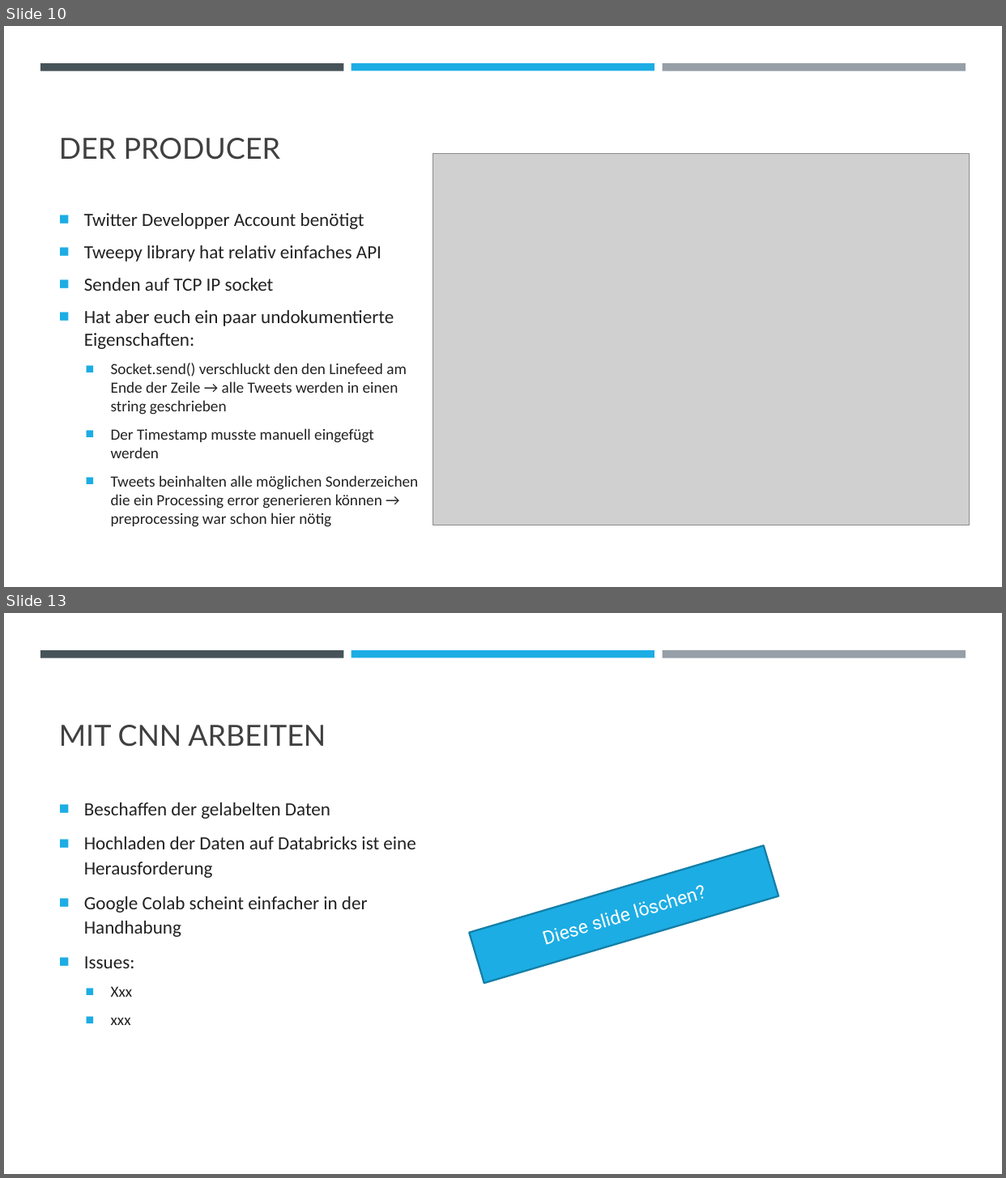
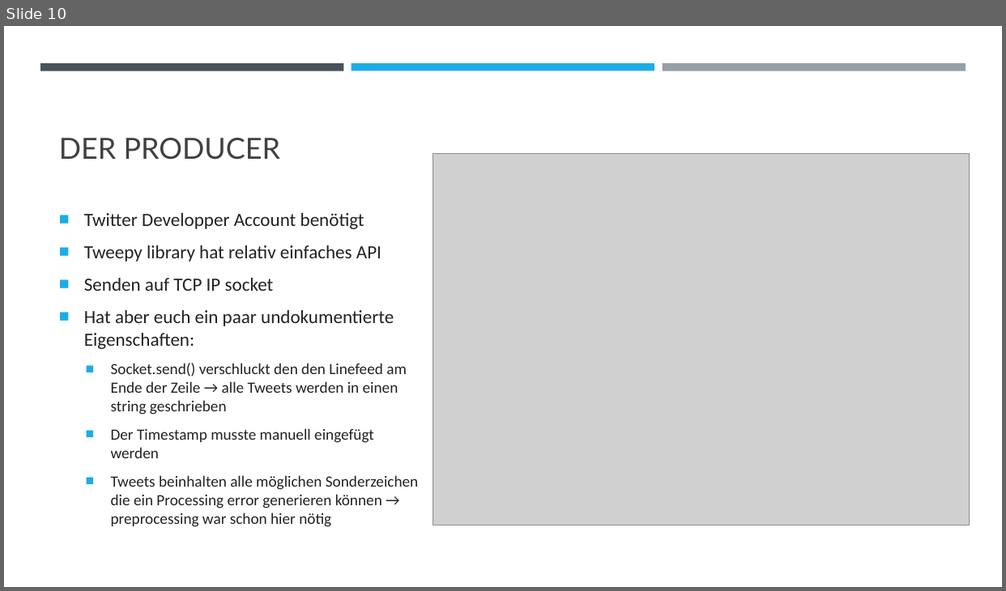
Before and after one commit to alexweltgeist/twitter_bitcoin, a slide deck: BitcoinPreisundTweets_v02.pptx. Shown one above the other, each under a label of ours: slides 10 and 13 before the commit, slide 10 after it; the slides between them are not shown. The pictures are 1006x1178 and 1006x591 pixels, drawn with LibreOffice and Linux fonts; fonts in the diff are those of the drawing; grey boxes stand for pictures. Boxes give left, top, right and bottom in pixels: in the first picture for what was removed or moved away, otherwise in the second. Text is boxed around its words. In the diff, an @@ line names an element or a change of style, - is before the commit and + after.

```diff
--- a/BitcoinPreisundTweets_v02.pptx
+++ b/BitcoinPreisundTweets_v02.pptx
@@ slide 13 removed at bbox=[4, 613, 1002, 1174], background #FFFFFF; not listed: 3 template elements that a slide beside it also shows @@
@@ title removed at bbox=[59, 725, 326, 747] @@
-MIT CNN ARBEITEN
@@ text removed at bbox=[84, 803, 415, 1025] @@
-■ Beschaffen der gelabelten Daten
-■ Hochladen der Daten auf Databricks ist eine Herausforderung
-■ Google Colab scheint einfacher in der Handhabung
-■ Issues:
-  ■ Xxx
-  ■ xxx
@@ rectangle removed at bbox=[469, 846, 778, 984] @@
-Diese slide löschen?
```
Also in this commit, not shown: 5 slides changed.
